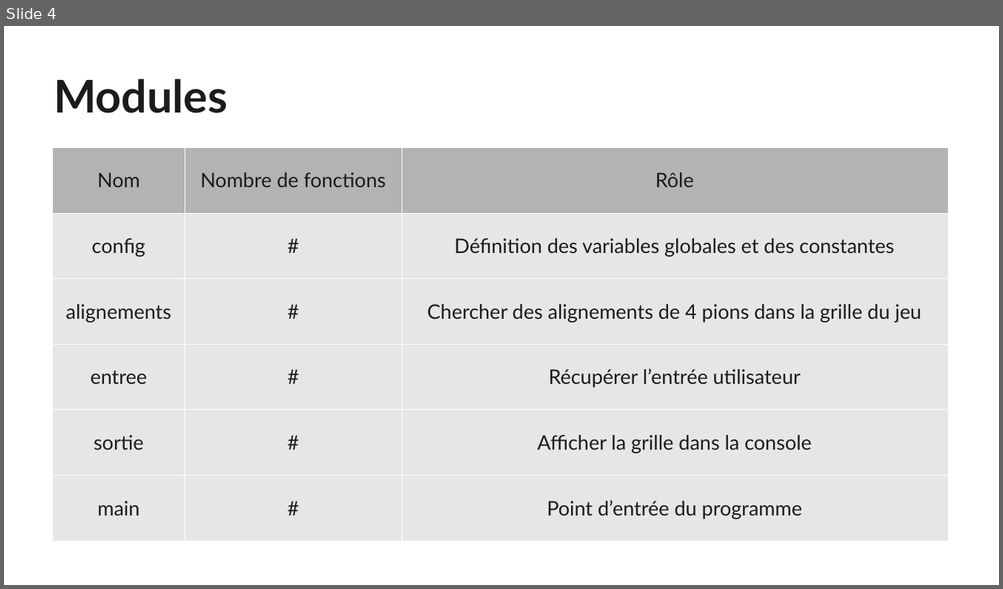
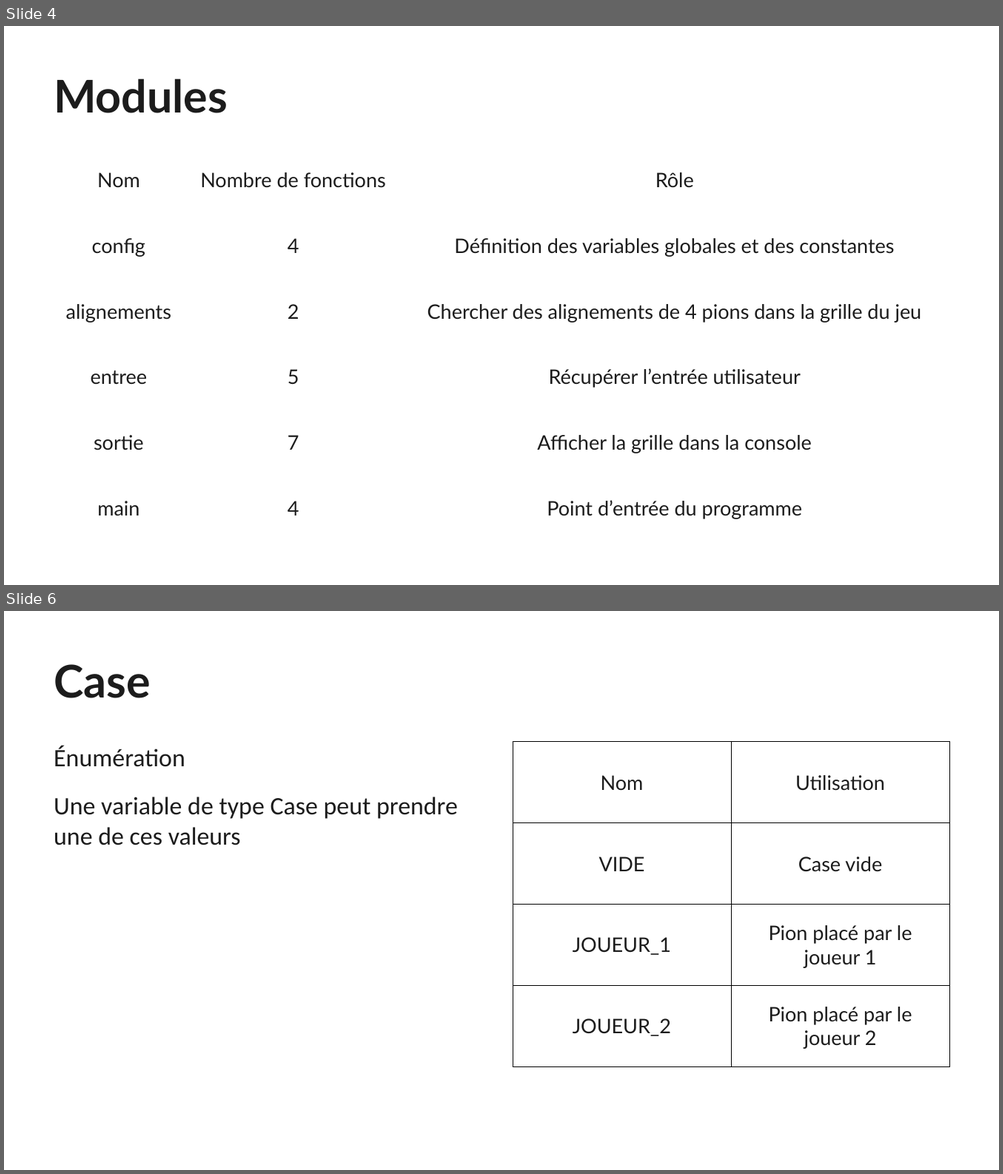
Before and after one commit to 5cover/Puissance-4, a slide deck: diapo.odp. Shown one above the other, each under a label of ours: slide 4 before the commit, slides 4 and 6 after it; the slides between them are not shown. The pictures are 1003x589 and 1003x1174 pixels, drawn with LibreOffice and Linux fonts; fonts in the diff are those of the drawing. Boxes give left, top, right and bottom in pixels: in the first picture for what was removed or moved away, otherwise in the second. Text is boxed around its words. In the diff, an @@ line names an element or a change of style, - is before the commit and + after.

```diff
--- a/diapo.odp
+++ b/diapo.odp
@@ slide 6 added at box(4, 611, 999, 1170), background #FFFFFF @@
@@ title added at box(54, 664, 151, 698), 36 pt, text #1C1C1C, bold @@
+Case
@@ table added at box(513, 742, 950, 1067), 4 rows, 2 columns @@
+Nom | Utilisation
+VIDE | Case vide
+JOUEUR_1 | Pion placé par le joueur 1
+JOUEUR_2 | Pion placé par le joueur 2
@@ text added at box(54, 746, 458, 846), 20 pt, text #1C1C1C @@
+Énumération
+Une variable de type Case peut prendre une de ces valeurs
@@ slide 4 changed as well @@
@@ table at box(53, 148, 948, 541) @@
-row 2, column 2: #
+row 2, column 2: 4
-row 3, column 2: #
+row 3, column 2: 2
-row 4, column 2: #
+row 4, column 2: 5
-row 5, column 2: #
+row 5, column 2: 7
-row 6, column 2: #
+row 6, column 2: 4
@@ fill #B3B3B3 to none in row 1 @@
@@ fill #E6E6E6 to none in 15 cells @@
```
Also in this commit, not shown: 10 other slides changed, 3 other slides added, 3 slides removed, 6 other files.
